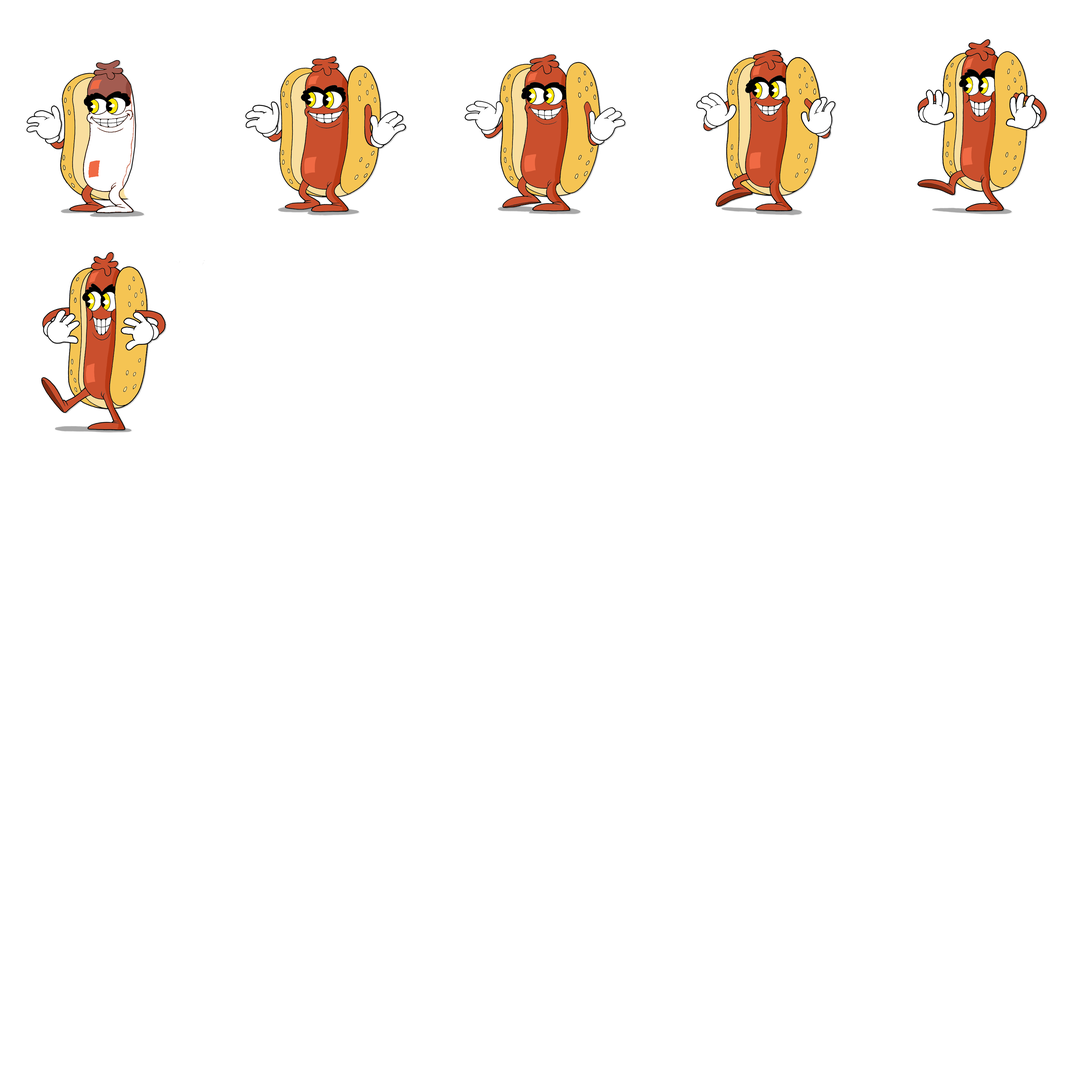
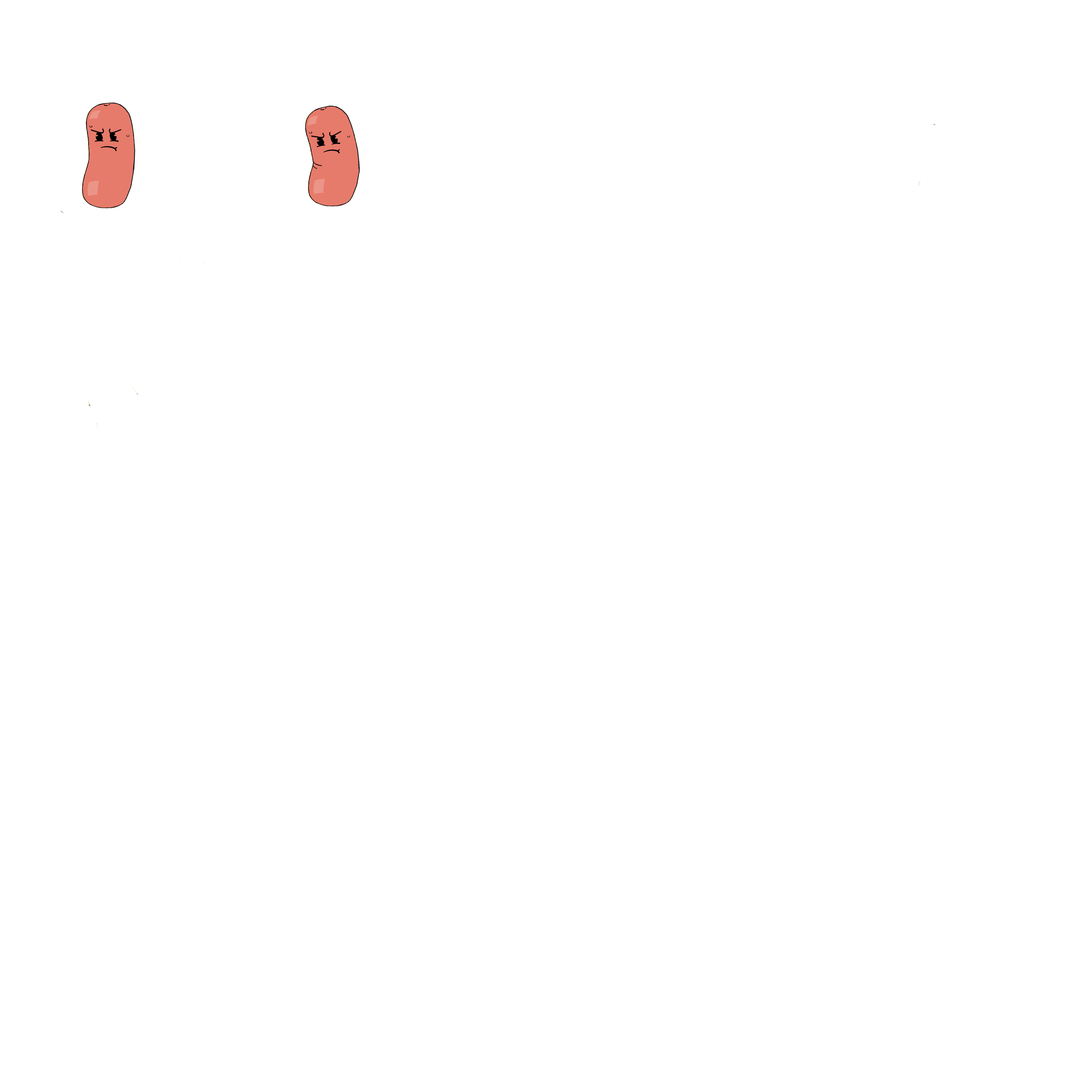
Before/after of a 1091x1091 layered artwork. What changed in the layer stack:
painted on "Paint Layer 2" over [37, 59, 297, 316]
painted on "Paint Layer 1" (1st of 2) over [26, 38, 1049, 434]
added layer "Paint Layer 1" (2nd of 2) above "Background" over [26, 38, 1049, 434]
